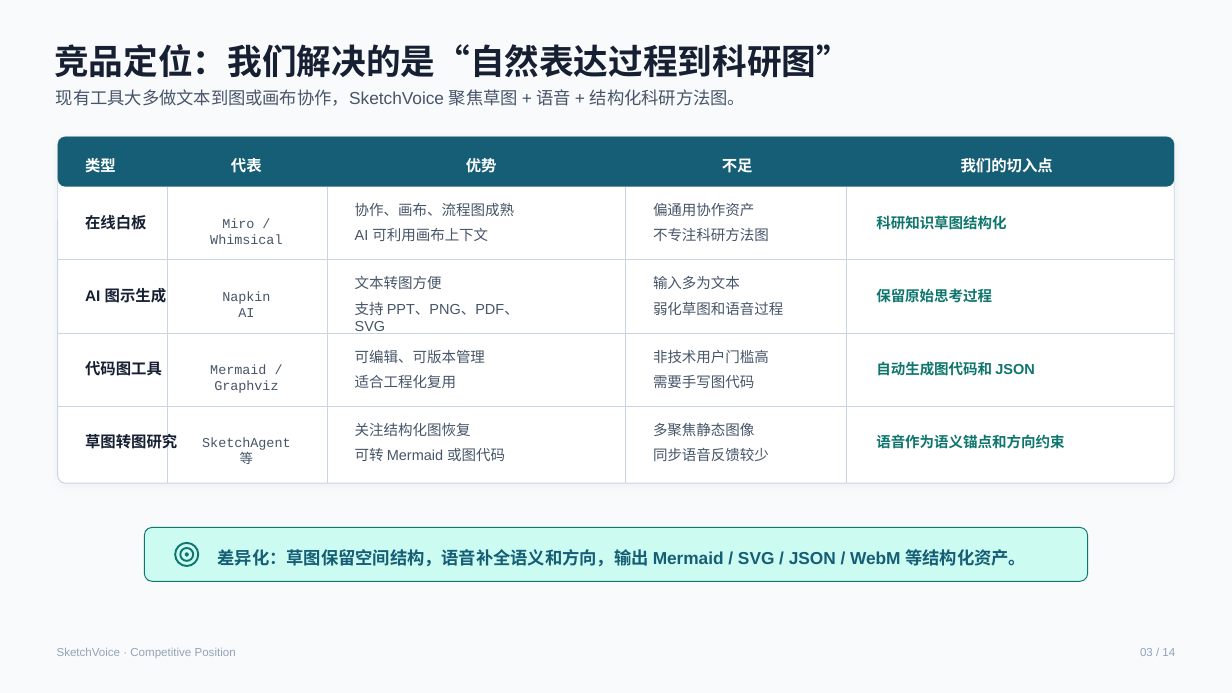
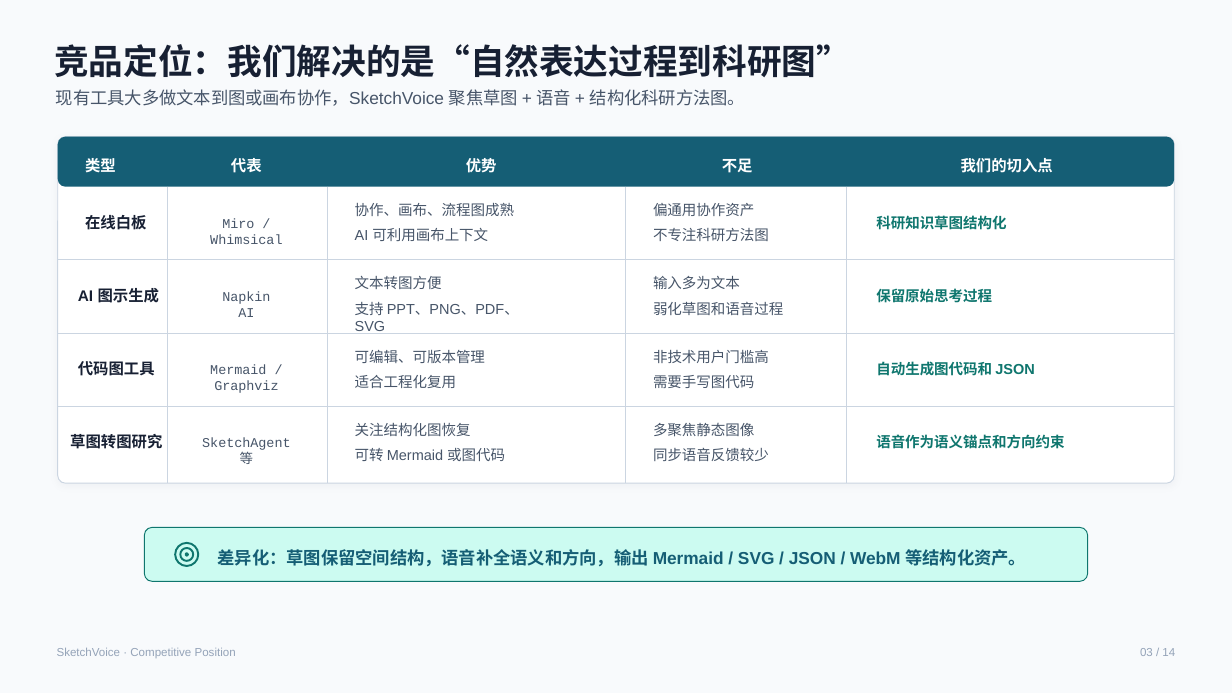
Before and after one commit to zane-gao/voice_BIG, a slide deck: slide 3 of projects/sketchvoice-mmsb-graph-product-defense_ppt169_20260614/exports/sketchvoice-mmsb-graph-product-defense_20260614_162618.pptx. Drawn at 1232x693 pixels with LibreOffice and Linux fonts; fonts in the diff are those of the drawing. Boxes give left, top, right and bottom in pixels: in the first picture for what was removed or moved away, otherwise in the second. Text is boxed around its words. In the diff, an @@ line names an element or a change of style, - is before the commit and + after.

Commit message:
小修改

```diff
--- a/projects/sketchvoice-mmsb-graph-product-defense_ppt169_20260614/exports/sketchvoice-mmsb-graph-product-defense_20260614_162618.pptx
+++ b/projects/sketchvoice-mmsb-graph-product-defense_ppt169_20260614/exports/sketchvoice-mmsb-graph-product-defense_20260614_162618.pptx
@@ text "AI 图示生成": place and size @@
-text "AI 图示生成" at (85, 288, 167, 303)
+text "AI 图示生成" at (78, 288, 160, 303)
@@ text "代码图工具": place and size @@
-text "代码图工具" at (85, 361, 162, 376)
+text "代码图工具" at (78, 361, 155, 376)
@@ text "草图转图研究": place and size @@
-text "草图转图研究" at (85, 432, 177, 452)
+text "草图转图研究" at (70, 431, 162, 451)
```
